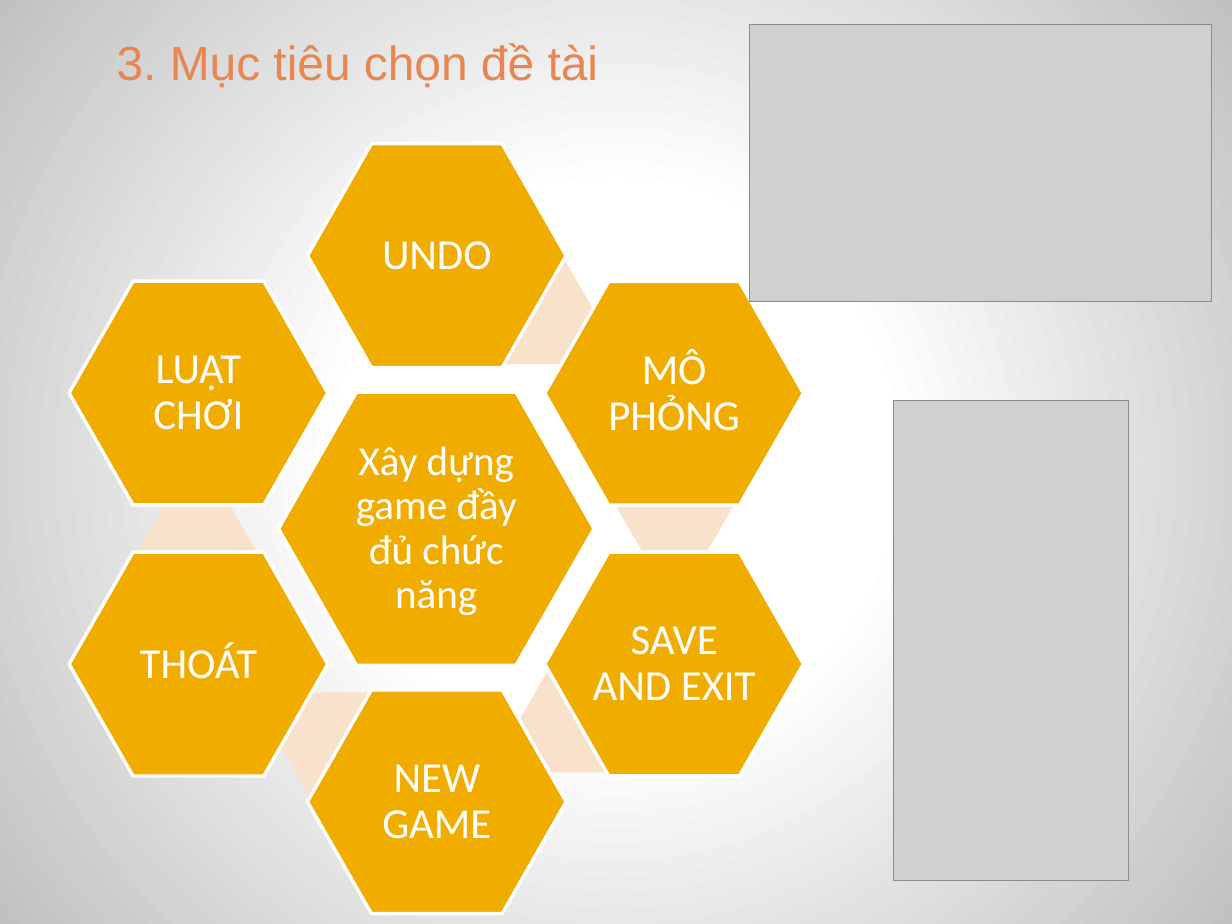
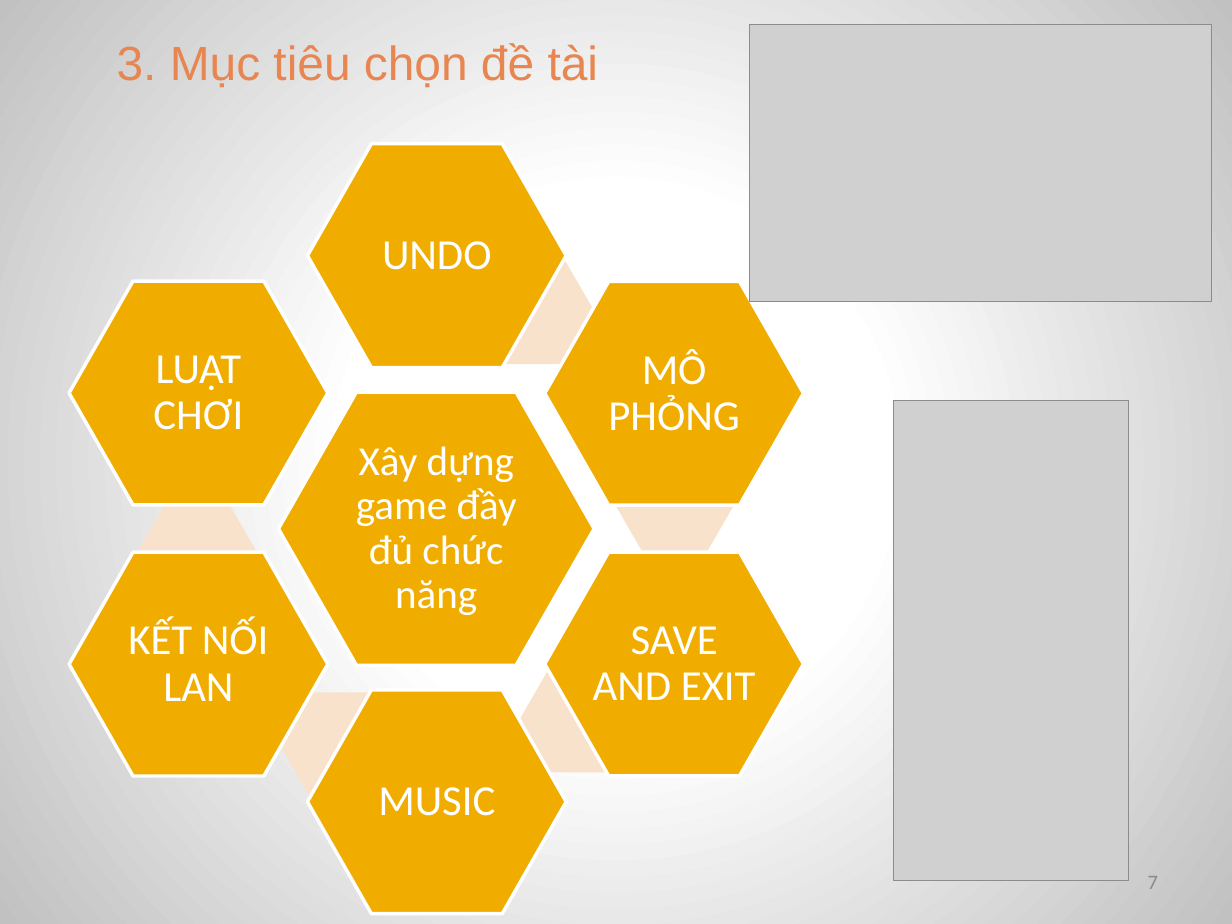
Before and after one commit to MrXiX/CARO-2-NGUOI, a slide deck: slide 7 of doancarohki1819.pptx (slide 6 before the commit). Drawn at 1232x924 pixels with LibreOffice and Linux fonts; fonts in the diff are those of the drawing; grey boxes stand for pictures. Boxes give left, top, right and bottom in pixels: in the first picture for what was removed or moved away, otherwise in the second. Text is boxed around its words. In the diff, an @@ line names an element or a change of style, - is before the commit and + after.

```diff
--- a/doancarohki1819.pptx
+++ b/doancarohki1819.pptx
@@ text at [128,619,269,701]: text changed @@
-THOÁT
+KẾT NỐI LAN
@@ text at [378,787,495,816]: text changed @@
-NEW GAME
+MUSIC
@@ page number added at [1148,876,1158,889], 12 pt, text #8C8C8C @@
+7
```
Also in this commit, not shown: 22 other slides changed, 5 slides added, 3 slides removed, 8 other files.
